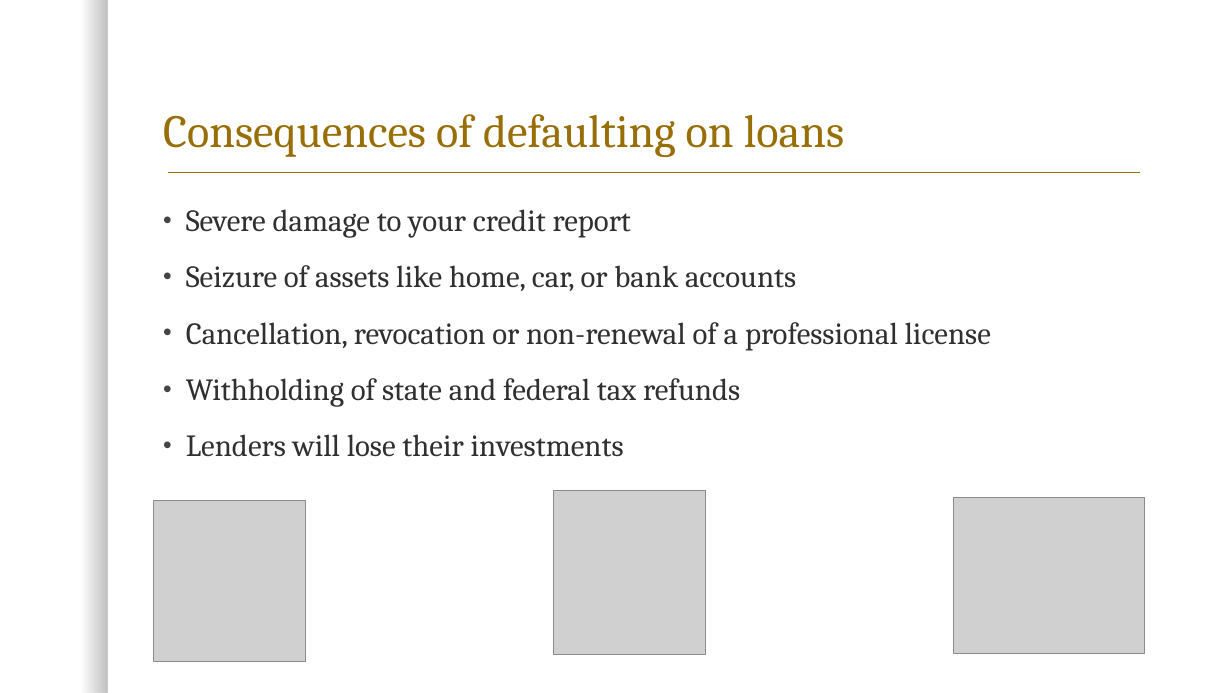
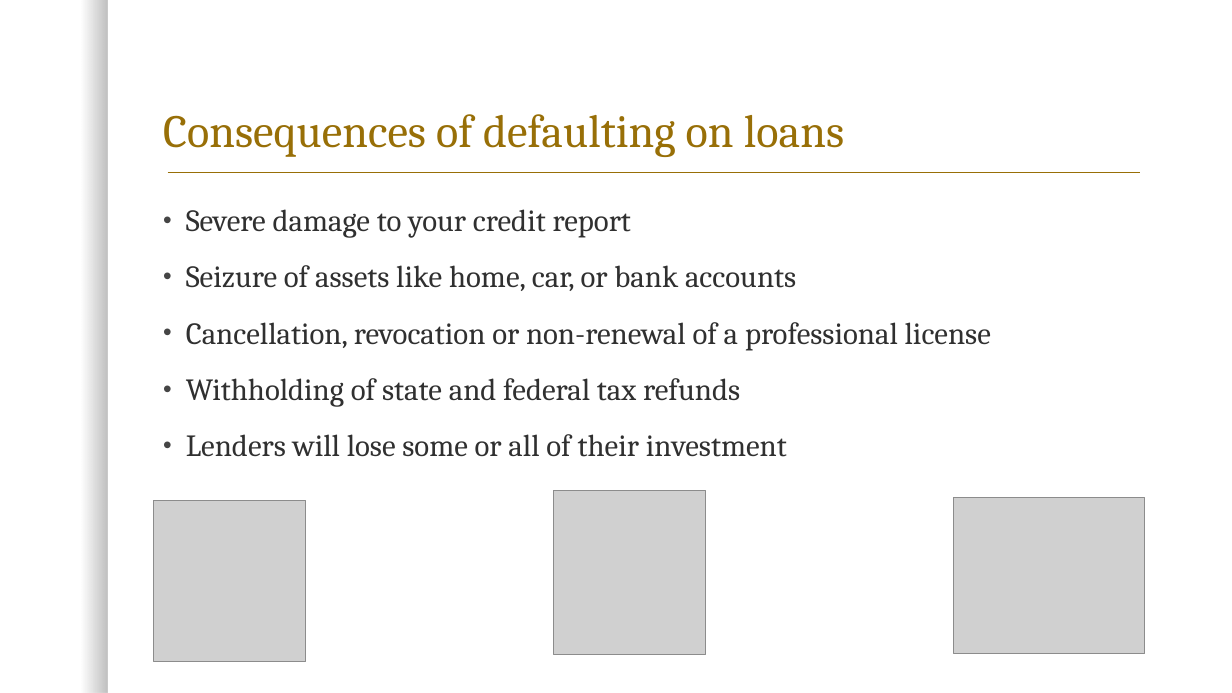
Before and after one commit to LexLau/Predicting-Loan-Defaults, a slide deck: slide 2 of Presentation.pptx. Drawn at 1232x693 pixels with LibreOffice and Linux fonts; fonts in the diff are those of the drawing; grey boxes stand for pictures; background and template pictures are left out. Boxes give left, top, right and bottom in pixels: in the first picture for what was removed or moved away, otherwise in the second. Text is boxed around its words. In the diff, an @@ line names an element or a change of style, - is before the commit and + after.

```diff
--- a/Presentation.pptx
+++ b/Presentation.pptx
@@ text at (x1=186, y1=434, x2=787, y2=457): text changed @@
-• Lenders will lose their investments
+• Lenders will lose some or all of their investment
```
Also in this commit, not shown: 2 other slides changed.
